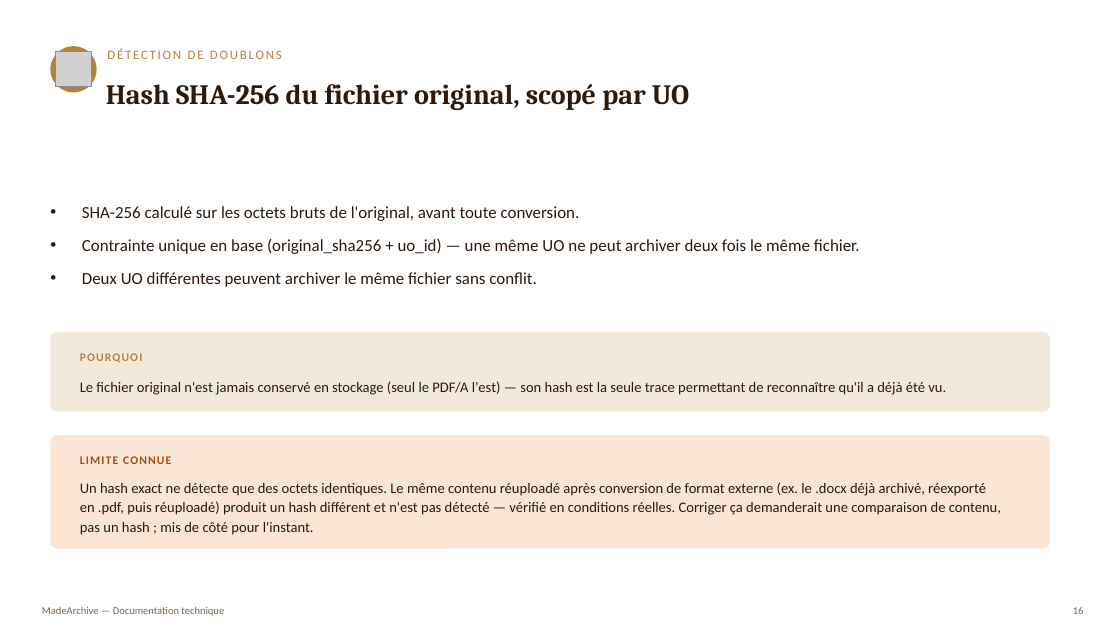
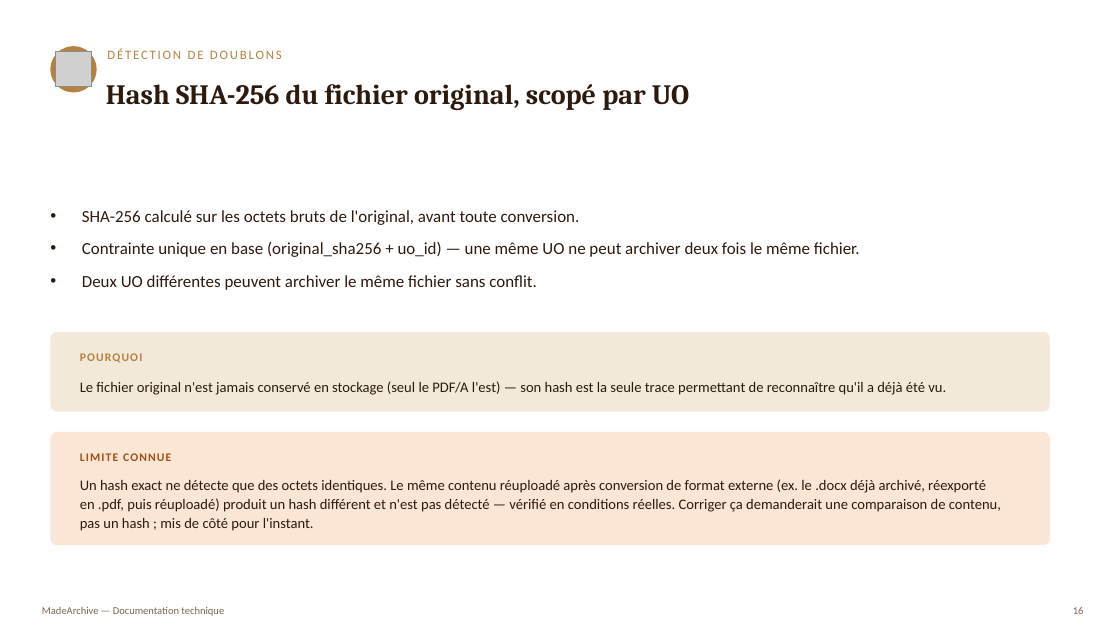
Before and after one commit to Lloyd-koutele/MadeArchive, a slide deck: slide 16 of docs/documentation-application.pptx. Drawn at 1120x630 pixels with LibreOffice and Linux fonts; fonts in the diff are those of the drawing; grey boxes stand for pictures. Boxes give left, top, right and bottom in pixels: in the first picture for what was removed or moved away, otherwise in the second. Text is boxed around its words. In the diff, an @@ line names an element or a change of style, - is before the commit and + after.

```diff
--- a/docs/documentation-application.pptx
+++ b/docs/documentation-application.pptx
@@ text "SHA-256 calculé sur les octets ..." moved from (x1=82, y1=206, x2=860, y2=287) to (x1=82, y1=210, x2=860, y2=290) @@
@@ rounded rectangle moved from (x1=50, y1=435, x2=1050, y2=549) to (x1=50, y1=432, x2=1050, y2=545) @@
@@ text "Un hash exact ne détecte ..." moved from (x1=80, y1=482, x2=1001, y2=535) to (x1=80, y1=479, x2=1001, y2=531) @@
```
Also in this commit, not shown: 13 other slides changed, 6 slides added, 1 other file.
